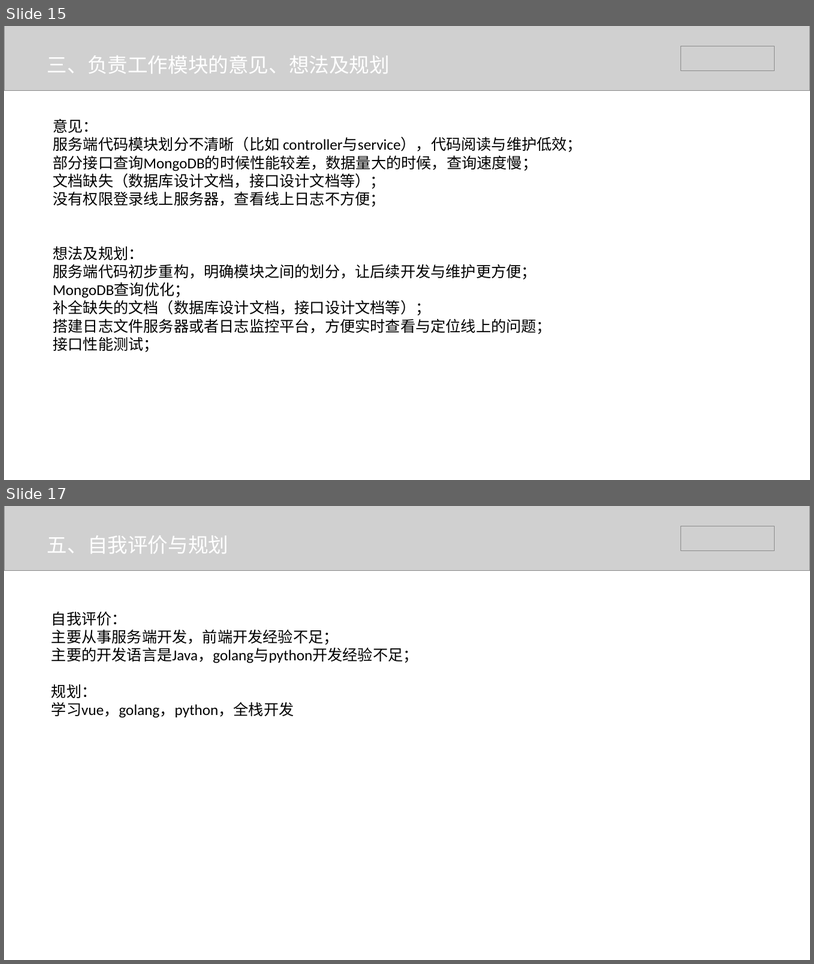
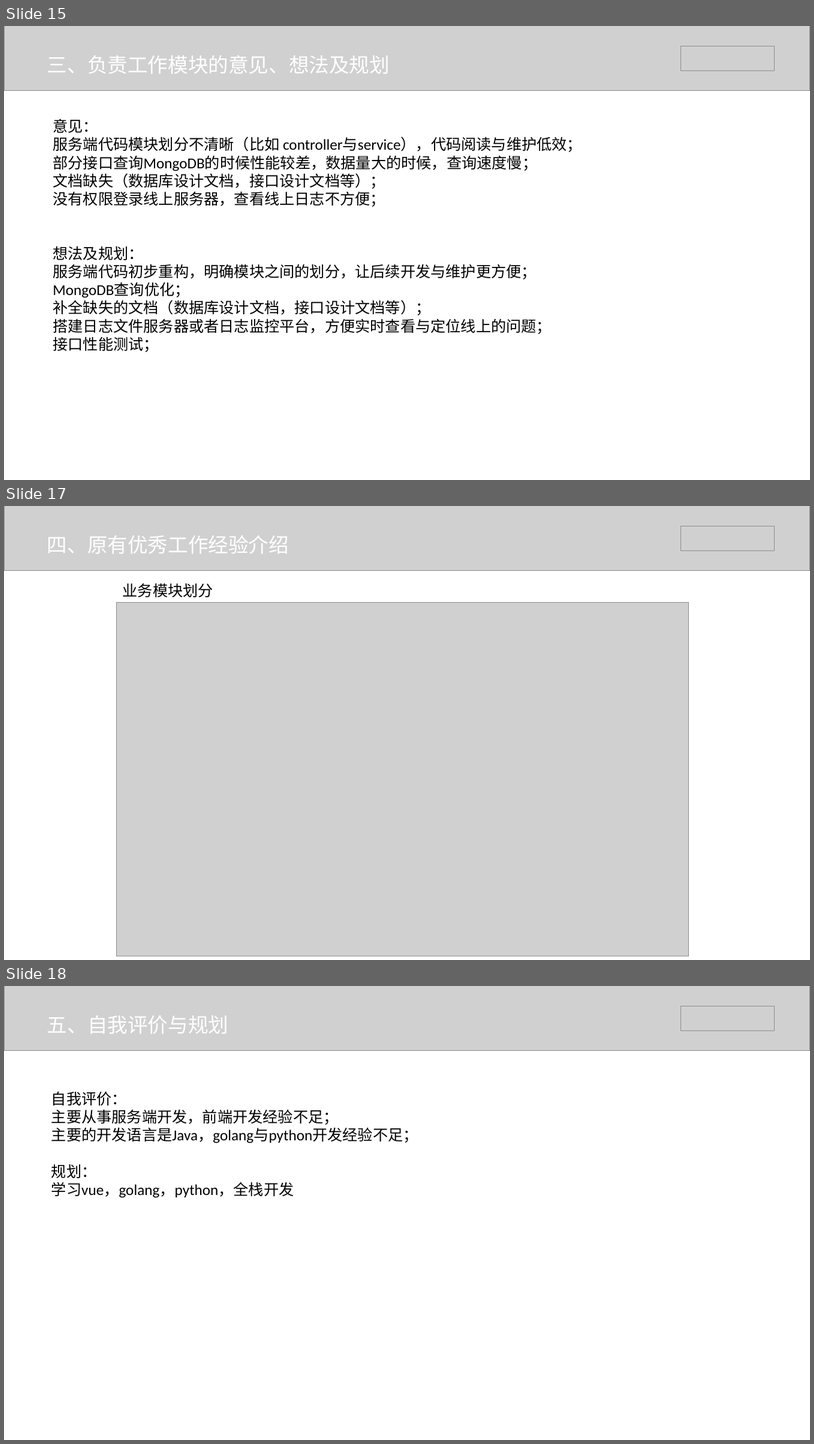
Before and after one commit to xiapengyu/Go_Study_Album, a slide deck: 影像效果项目部-夏鹏宇.pptx. Shown one above the other, each under a label of ours: slides 15 and 17 before the commit, slides 15, 17 and 18 after it; the slides between them are not shown. The pictures are 814x964 and 814x1444 pixels, drawn with LibreOffice and Linux fonts; fonts in the diff are those of the drawing; grey boxes stand for pictures. Boxes give left, top, right and bottom in pixels: in the first picture for what was removed or moved away, otherwise in the second. Text is boxed around its words. In the diff, an @@ line names an element or a change of style, - is before the commit and + after.

```diff
--- a/影像效果项目部-夏鹏宇.pptx
+++ b/影像效果项目部-夏鹏宇.pptx
@@ slide 17 added at bbox=[4, 506, 810, 960], background #FFFFFF @@
@@ picture added at bbox=[4, 506, 810, 571] @@
@@ text added at bbox=[47, 535, 289, 553], 24 pt, text #FFFFFF @@
+四、原有优秀工作经验介绍
@@ picture added at bbox=[681, 526, 775, 551] @@
@@ text added at bbox=[123, 583, 213, 597], 18 pt, text #000000 @@
+业务模块划分
@@ picture added at bbox=[117, 602, 689, 955] @@
@@ what was slide 17 is now slide 18 @@
```
Also in this commit, not shown: 1 slide changed.
